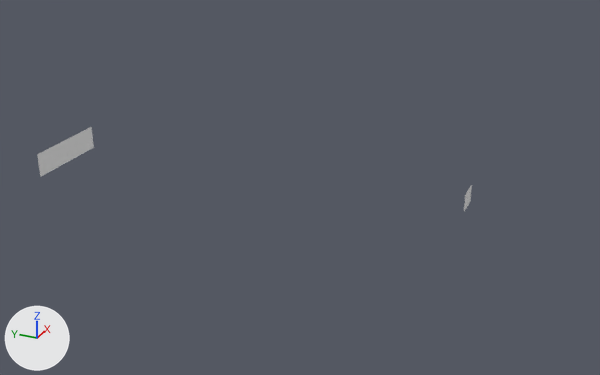
One commit to the Blender file SteampunkWrench .blend: the scene before it, then after it.
One viewpoint serves both versions: a camera (50 mm lens) standing at (-50.5, -10.0, 23.7) and looking at (-1.5, 12.1, -0.8). Lighting does not change. The marker at lower left points along +X, +Y and +Z. The same objects are shown in both versions, whatever each file hides. Materials are left out; every surface is plain grey.

Objects in the first picture: '?'.
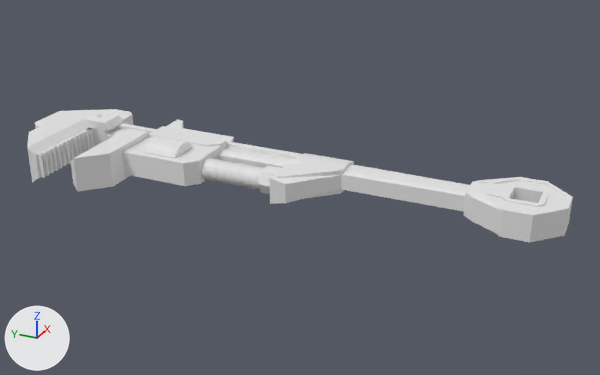
Location of each change, (x1, y1, x2, y2) in pixels of the pictures (600 x 375 px):
'?', reshaped: before (37, 127, 472, 211); after (27, 109, 573, 243)
part 1 of me_cube_003, added: after (27, 109, 573, 243)

The change, as a diff of the scene's bpy script:
```diff
--- a/SteampunkWrench .blend.py
+++ b/SteampunkWrench .blend.py
@@ me_cube_003 @@
 # used by ob_x; location = (0.0, 0.0, 0.0)
-me_cube_003.from_pydata(...)  # 179 vertices, 6 faces, 150 loose edges; spans x -7.6..3.2, y -6.1..35.0, z -7.4..7.4
+me_cube_003.from_pydata(...)  # 2714 vertices, 1886 faces, 176 loose edges; spans x -7.6..3.2, y -6.1..35.0, z -7.4..7.4
+# me_cube_003 part 1: 2535 vertices added at x -7.6..3.2, y -6.1..35.0, z -1.6..1.6
```
